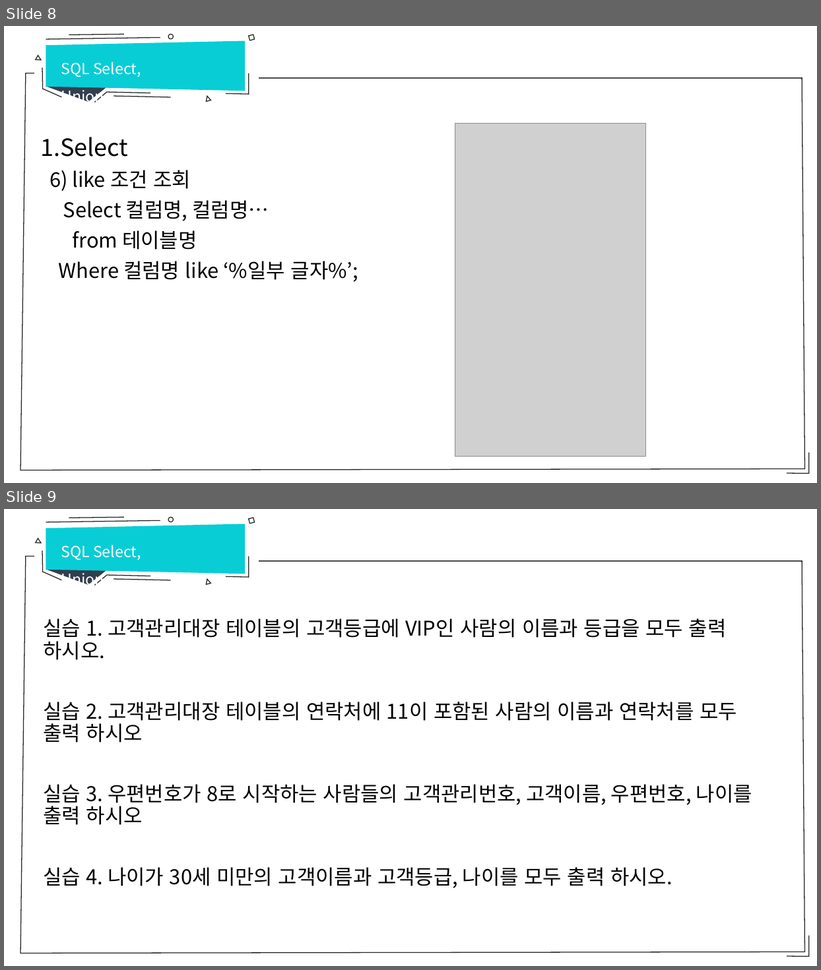
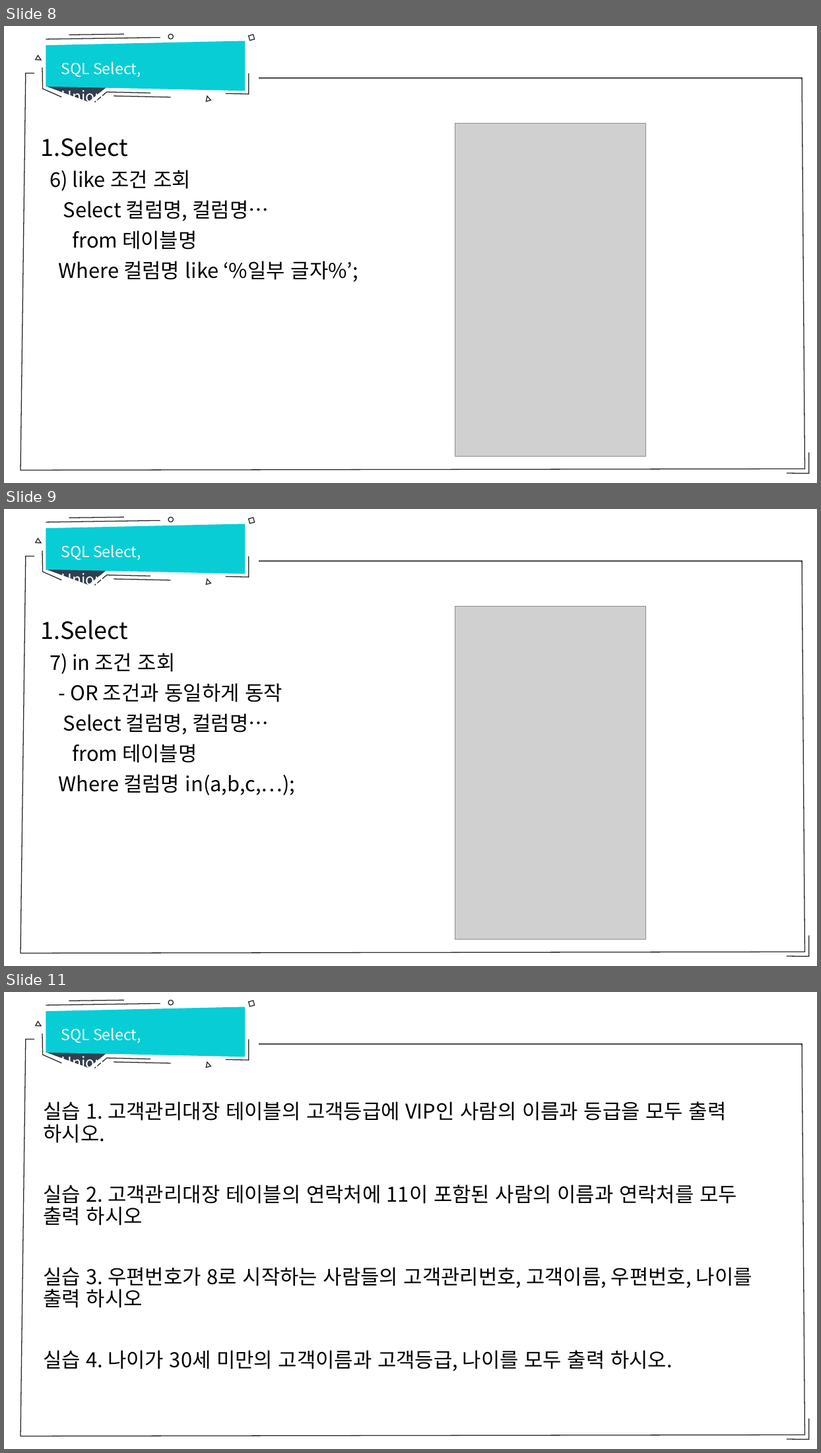
Before and after one commit to hitxid/openDatabase, a slide deck: database/6강 SQL Select Union.pptx. Shown one above the other, each under a label of ours: slides 8 and 9 before the commit, slides 8, 9 and 11 after it; the slides between them are not shown. The pictures are 821x970 and 821x1453 pixels, drawn with LibreOffice and Linux fonts; fonts in the diff are those of the drawing; grey boxes stand for pictures. Boxes give left, top, right and bottom in pixels: in the first picture for what was removed or moved away, otherwise in the second. Text is boxed around its words. In the diff, an @@ line names an element or a change of style, - is before the commit and + after.

```diff
--- a/database/6강 SQL Select Union.pptx
+++ b/database/6강 SQL Select Union.pptx
@@ slide 9 added at (x1=4, y1=509, x2=817, y2=966), background #FFFFFF; not listed: 14 template elements that a slide beside it also shows @@
@@ text added at (x1=61, y1=545, x2=141, y2=588), 18 pt, text #FFFFFF @@
+SQL Select, Union
@@ picture added at (x1=455, y1=607, x2=646, y2=940) @@
@@ text added at (x1=40, y1=620, x2=295, y2=795), 24 pt, text #000000 @@
+1.Select
+7) in 조건 조회
+- OR 조건과 동일하게 동작
+Select 컬럼명, 컬럼명…
+from 테이블명
+Where 컬럼명 in(a,b,c,…);
@@ what was slide 9 is now slide 11 @@
```
Also in this commit, not shown: 1 other slide added, 2 other files.
